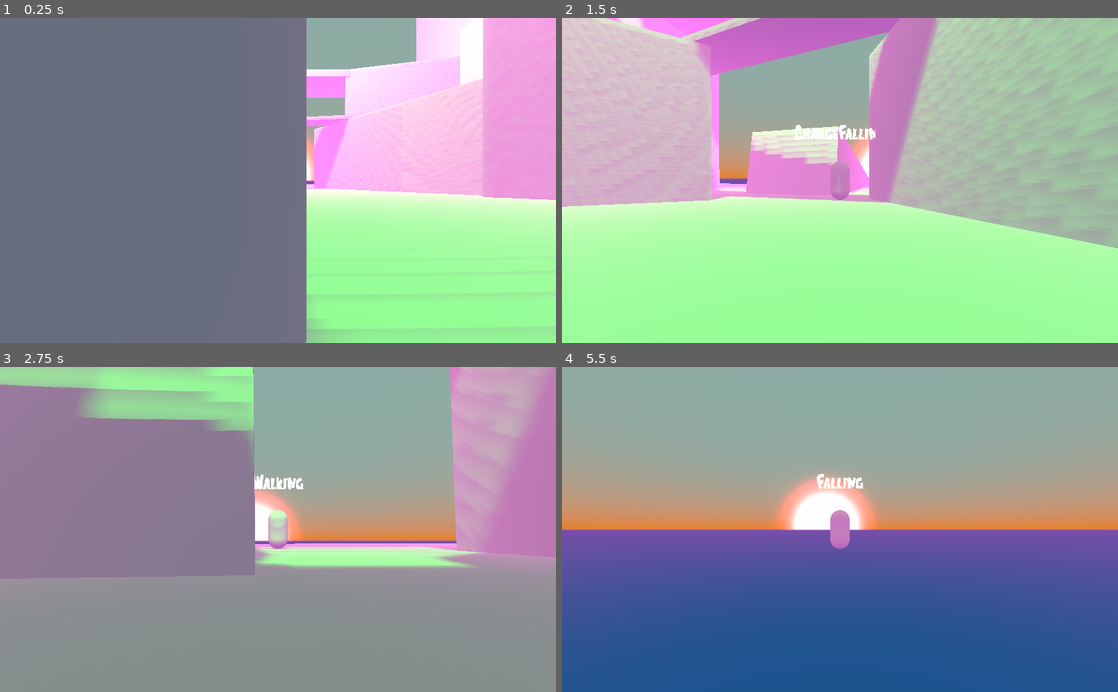
Above: before the commit, frames 1-4 (two rows, left to right).
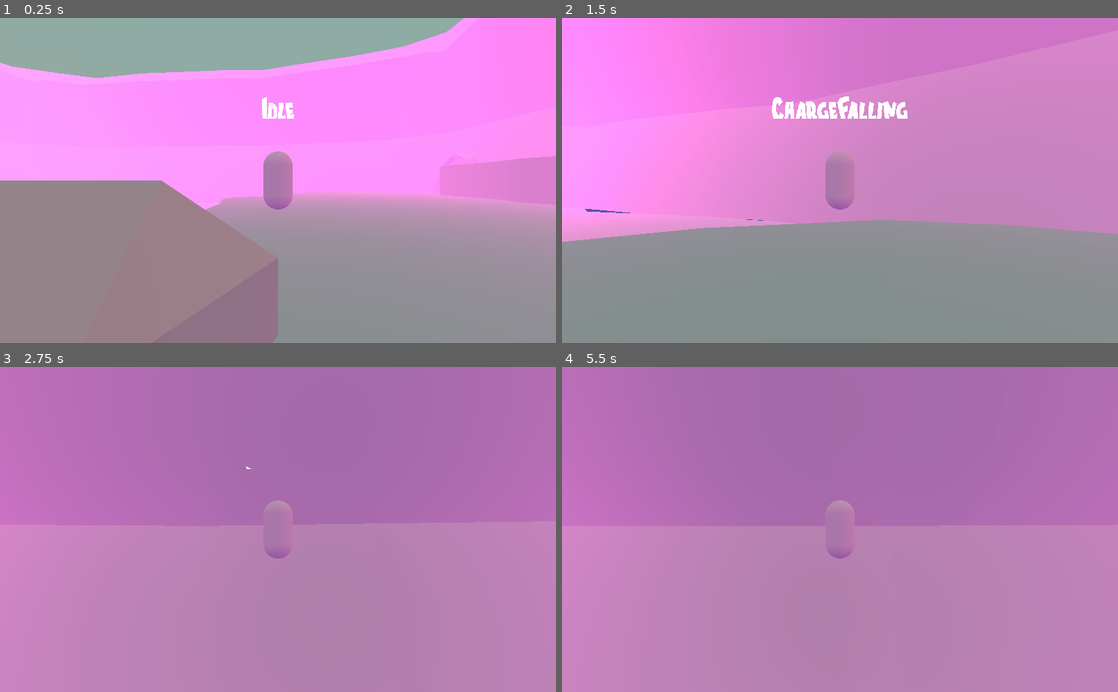
Above: after the commit, the same moments.

Repository: ChewieCB/Alpacolypse
Game: Godot game, scene res://src/levels/ml_01/ML_01.tscn
Same seed, same stepped clock (60 frames per second), same inputs: the game is played once before the commit and once after it. Before the commit the project starts from res://src/levels/tl_geom_01/TL_Geom_01.tscn.
Inputs (mouse positions are in pixels of both pictures, inside the frame that each line leads up to):
- Up to frame 1 (0.25 s): no input
- Up to frame 2 (1.5 s): tap Enter at 0.5 s; move the mouse to (867, 180) at 0.52 s; hold Shift (p1_charge) 0.53-1.28 s; hold W (p1_move_forwards) from 0.53 s (still down); tap Space (p1_jump) at 0.77 s; move the mouse to (812, 180) at 1.27 s; tap Down (p1_look_down) at 1.35 s
- Up to frame 3 (2.75 s): keep holding W (p1_move_forwards); tap Space (p1_jump) at 1.52 s; move the mouse to (289, 523) at 2.02 s; hold Left (p1_look_left) from 2.03 s (still down)
- Up to frame 4 (5.5 s): keep holding W (p1_move_forwards); move the mouse to (834, 536) at 2.77 s; release Left (p1_look_left) at 2.78 s; tap Right (p1_look_right) at 2.85 s; tap Space (p1_jump) at 3.02, 3.77, 4.52 s; move the mouse to (878, 532) at 3.52 s; hold Up (p1_look_up) 3.53-4.28 s; move the mouse to (795, 526) at 4.27 s; click (795, 526) at 4.35 s; move the mouse to (845, 529) at 5.02 s; hold Tab (p1_toggle_aim) from 5.03 s (still down)

The runs differ from the first frame. In frame 1, 94% of the frame differs, in the area x 0-100%, y 0-100%; in frame 2, 93%; in frame 3, 95%; in frame 4, 100%.

Commit message:
Added Rudimentary Camera Collision
Tried a few methods with SpringArm and ClippedCamera to mixed success, this works for now but it's too sudden and still clips through the walls sometimes.

Diff:
--- a/project.godot
+++ b/project.godot
@@ -81,12 +81,16 @@
 [application]
 
 config/name="Alpacolypse"
-run/main_scene="res://src/levels/tl_geom_01/TL_Geom_01.tscn"
+run/main_scene="res://src/levels/ml_01/ML_01.tscn"
 config/icon="res://icon.png"
 
 [autoload]
 
 GlobalFlags="*res://src/global/global_flags.gd"
+
+[display]
+
+window/size/fullscreen=true
 
 [editor_plugins]
 
--- a/src/player/src/PlayerController.tscn
+++ b/src/player/src/PlayerController.tscn
@@ -11,7 +11,7 @@
 [ext_resource path="res://src/player/src/state_machine/player_states/charge_falling.gd" type="Script" id=9]
 [ext_resource path="res://src/player/src/state_machine/player_states/charge_jumping.gd" type="Script" id=10]
 [ext_resource path="res://src/player/src/state_machine/player_states/knockback.gd" type="Script" id=11]
-[ext_resource path="res://src/player/src/camera_controller.gd" type="Script" id=12]
+[ext_resource path="res://src/player/src/camera/camera_controller.gd" type="Script" id=12]
 
 [sub_resource type="CapsuleShape" id=1]
 radius = 0.5
@@ -32,6 +32,7 @@
 viewport_path = NodePath("StatusLabels/Viewport")
 
 [node name="Player" type="KinematicBody"]
+collision_layer = 2
 script = ExtResource( 4 )
 
 [node name="DefaultCollisionShape" type="CollisionShape" parent="."]
@@ -102,11 +103,14 @@
 billboard = 1
 texture = SubResource( 6 )
 
-[node name="CameraPivot" type="Position3D" parent="."]
+[node name="CameraPivot" type="Spatial" parent="."]
 transform = Transform( 1, 0, 0, 0, 1, 0, 0, 0, 1, 0, 1, 0 )
 script = ExtResource( 12 )
 
-[node name="Camera" type="Camera" parent="CameraPivot"]
-transform = Transform( -4.37114e-08, 0, 1, 0, 1, 0, -1, 0, -4.37114e-08, 12, 0, 0 )
+[node name="Camera" type="ClippedCamera" parent="CameraPivot"]
+transform = Transform( -4.37114e-08, 0, 1, 0, 1, 0, -1, 0, -4.37114e-08, 8, 0, -3.49691e-07 )
 current = true
+near = 0.01
 far = 1000.0
+margin = 1.6
+clip_to_areas = true
--- a/src/player/src/camera_controller.gd
+++ b/src/player/src/camera/camera_controller.gd
@@ -1,9 +1,9 @@
-extends Position3D
+extends Spatial
 
 onready var camera = $Camera
 
 var look_sensitivity = 15.0
-var min_look_angle = -20.0
+var min_look_angle = -40.0
 var max_look_angle = 75.0
 
 
--- a/src/player/src/state_machine/player_states/_movement.gd
+++ b/src/player/src/state_machine/player_states/_movement.gd
@@ -25,7 +25,7 @@
 #	player.camera.connect("aim_fired", self, "_on_Camera_aim_fired")
 
 
-func unhandled_input(event: InputEvent):
+func unhandled_input(_event: InputEvent):
 	pass
 
 
@@ -73,7 +73,7 @@
 	)
 
 
-func calculate_velocity(velocity_current: Vector3, move_direction: Vector3, delta: float):
+func calculate_velocity(velocity_current: Vector3, _move_direction: Vector3, delta: float):
 	var velocity_new = move_direction * move_speed
 	if velocity_new.length() > max_speed:
 		velocity_new = velocity_new.normalized() * max_speed
--- a/src/player/src/state_machine/player_states/charge_falling.gd
+++ b/src/player/src/state_machine/player_states/charge_falling.gd
@@ -35,7 +35,7 @@
 		coyote_time.start()
 
 
-func unhandled_input(event: InputEvent):
+func unhandled_input(_event: InputEvent):
 	pass
 
 
--- a/src/player/src/state_machine/player_states/charge_jumping.gd
+++ b/src/player/src/state_machine/player_states/charge_jumping.gd
@@ -14,7 +14,7 @@
 export var jump_velocity = 20
 
 
-func enter(msg: Dictionary = {}):
+func enter(_msg: Dictionary = {}):
 	_parent.enter()
 	_parent.max_speed = max_speed
 	_parent.move_speed = move_speed
@@ -25,7 +25,7 @@
 	_parent.velocity += Vector3(0, jump_velocity, 0)
 
 
-func unhandled_input(event: InputEvent):
+func unhandled_input(_event: InputEvent):
 	pass
 
 
--- a/src/player/src/state_machine/player_states/charging.gd
+++ b/src/player/src/state_machine/player_states/charging.gd
@@ -21,7 +21,7 @@
 	_parent.rotation_speed_factor = rotation_speed_factor
 
 
-func unhandled_input(event: InputEvent):
+func unhandled_input(_event: InputEvent):
 	pass
 #	if event.is_action_pressed("p1_jump"):
 #		if Input.is_action_pressed("p1_charge"):
--- a/src/player/src/state_machine/player_states/falling.gd
+++ b/src/player/src/state_machine/player_states/falling.gd
@@ -33,7 +33,7 @@
 		coyote_time.start()
 
 
-func unhandled_input(event: InputEvent):
+func unhandled_input(_event: InputEvent):
 	pass
 
 
--- a/src/player/src/state_machine/player_states/jumping.gd
+++ b/src/player/src/state_machine/player_states/jumping.gd
@@ -4,14 +4,14 @@
 export var jump_velocity = 20
 
 
-func enter(msg: Dictionary = {}):
+func enter(_msg: Dictionary = {}):
 	_parent.enter()
 	_parent.velocity.x *= 2
 	_parent.velocity.z *= 2
 	_parent.velocity += Vector3(0, jump_velocity, 0)
 
 
-func unhandled_input(event: InputEvent):
+func unhandled_input(_event: InputEvent):
 	pass
 
 
--- a/src/player/src/state_machine/player_states/knockback.gd
+++ b/src/player/src/state_machine/player_states/knockback.gd
@@ -39,7 +39,7 @@
 		timer.start()
 
 
-func unhandled_input(event: InputEvent):
+func unhandled_input(_event: InputEvent):
 	pass
 
 
